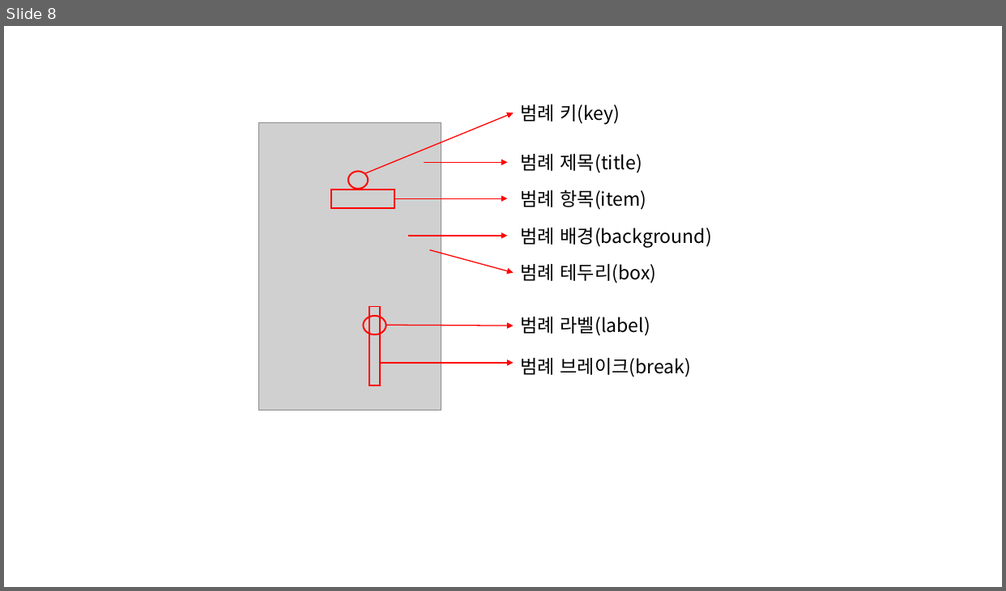
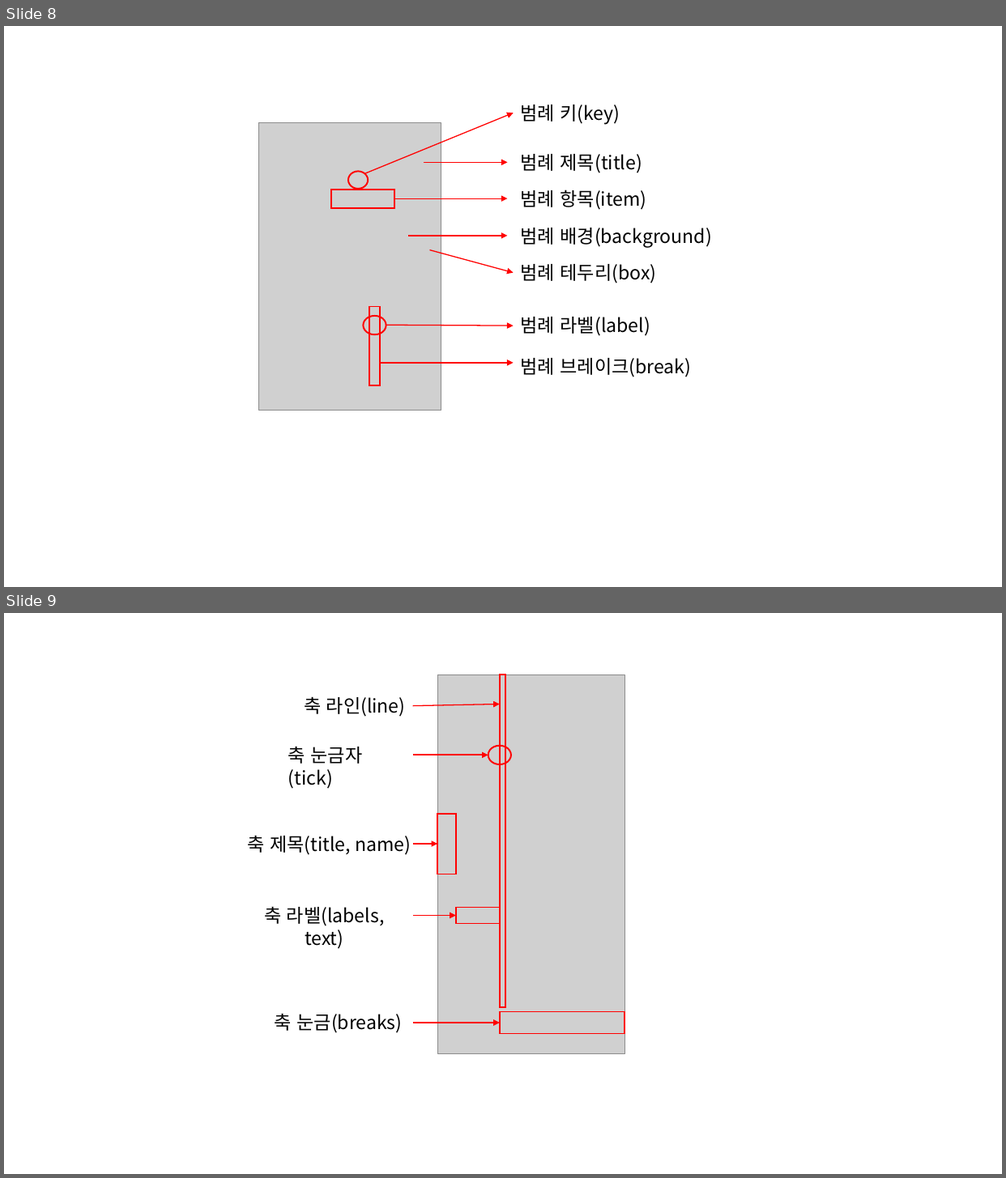
Before and after one commit to 2stndard/datavisualization, a slide deck: chap3/3장.pptx. Shown one above the other, each under a label of ours: slide 8 before the commit, slides 8 and 9 after it. The pictures are 1006x591 and 1006x1178 pixels, drawn with LibreOffice and Linux fonts; fonts in the diff are those of the drawing; grey boxes stand for pictures. Boxes give left, top, right and bottom in pixels: in the first picture for what was removed or moved away, otherwise in the second. Text is boxed around its words. In the diff, an @@ line names an element or a change of style, - is before the commit and + after.

```diff
--- a/chap3/3장.pptx
+++ b/chap3/3장.pptx
@@ slide 9 added at <box>4,613,1002,1174</box>, background #FFFFFF @@
@@ rectangle added at <box>500,675,505,1007</box>, outline #FF0000 1.5 pt @@
@@ text added at <box>304,696,406,717</box>, 18 pt, text #000000 @@
+축 라인(line)
@@ arrow added from (413, 706) to (500, 705), #FF0000 1 pt @@
@@ group added at <box>247,675,624,1054</box>: 4 arrows, 4 texts, 3 rectangles, 1 picture, 1 ellipse @@
+축 눈금자(tick)
+축 제목(title, name)
+축 라벨(labels, text)
+축 눈금(breaks)
```
Also in this commit, not shown: 19 other files.
